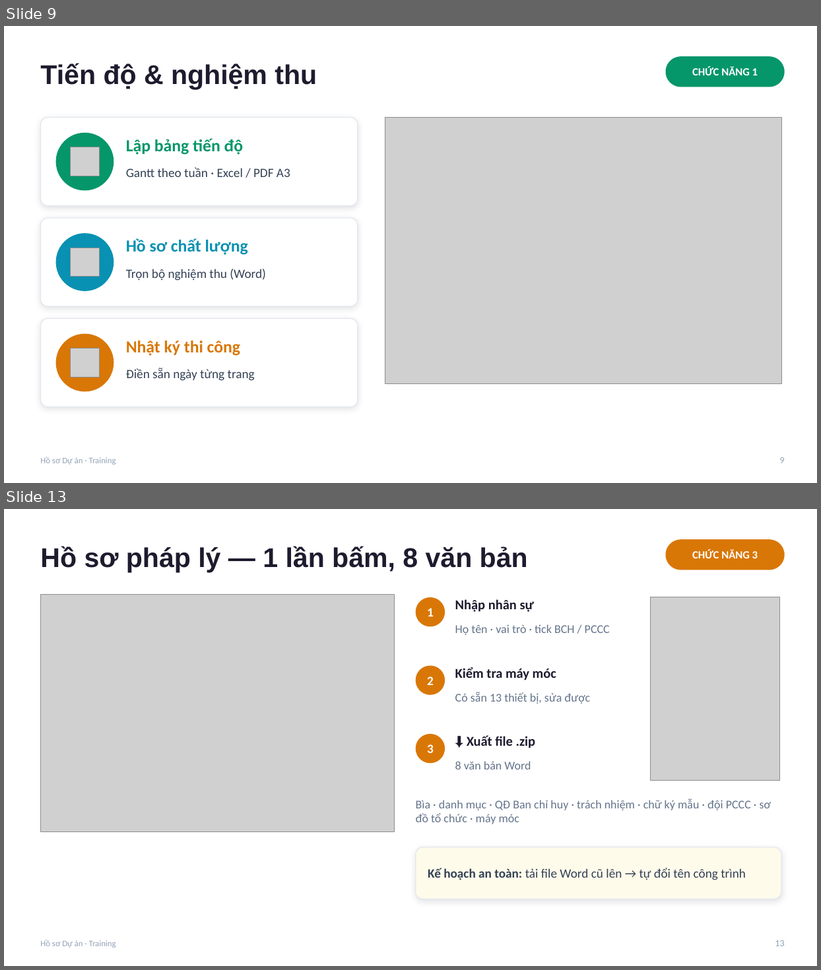
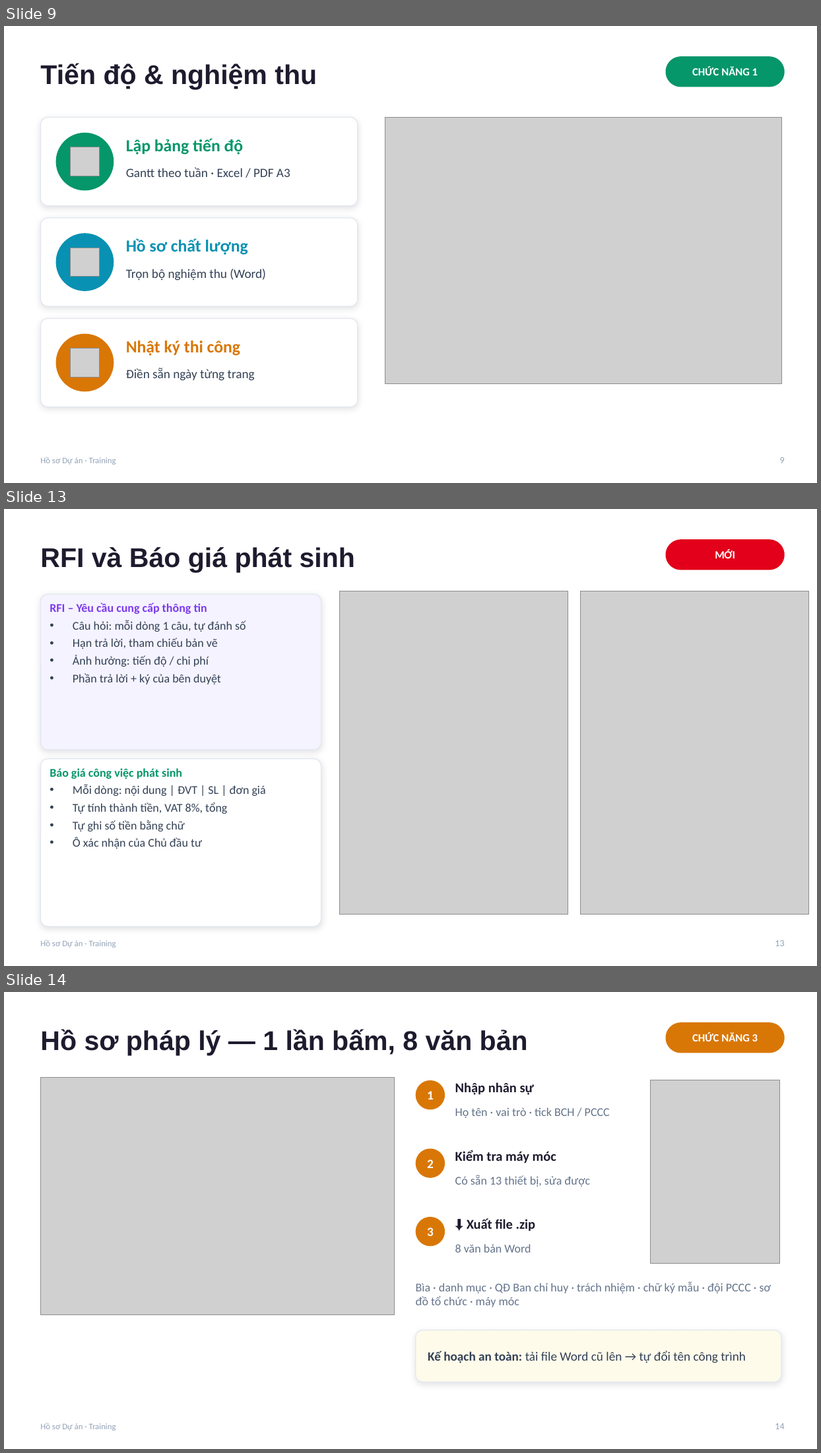
Before and after one commit to xaxa9ztb/TrackingTS, a slide deck: docs/Training-Ho-so-Du-an.pptx. Shown one above the other, each under a label of ours: slides 9 and 13 before the commit, slides 9, 13 and 14 after it; the slides between them are not shown. The pictures are 821x970 and 821x1453 pixels, drawn with LibreOffice and Linux fonts; fonts in the diff are those of the drawing; grey boxes stand for pictures. Boxes give left, top, right and bottom in pixels: in the first picture for what was removed or moved away, otherwise in the second. Text is boxed around its words. In the diff, an @@ line names an element or a change of style, - is before the commit and + after.

```diff
--- a/docs/Training-Ho-so-Du-an.pptx
+++ b/docs/Training-Ho-so-Du-an.pptx
@@ slide 13 added at bbox=[4, 509, 817, 966], background #FFFFFF; not listed: 1 template element that a slide beside it also shows @@
@@ title added at bbox=[40, 547, 355, 572], 32 pt, text #1E1B2E, bold @@
+RFI và Báo giá phát sinh
@@ rounded rectangle added at bbox=[666, 539, 785, 570], fill #E2001A @@
@@ text added at bbox=[715, 550, 735, 559], 13 pt, text #FFFFFF, bold @@
+MỚI
@@ rounded rectangle added at bbox=[40, 594, 321, 750], fill #F5F3FF, outline #E2E8F0 1 pt @@
@@ text added at bbox=[50, 603, 246, 685], 14 pt, text #334155 @@
+RFI – Yêu cầu cung cấp thông tin
+• Câu hỏi: mỗi dòng 1 câu, tự đánh số
+• Hạn trả lời, tham chiếu bản vẽ
+• Ảnh hưởng: tiến độ / chi phí
+• Phần trả lời + ký của bên duyệt
@@ picture added at bbox=[339, 591, 568, 915] @@
@@ picture added at bbox=[580, 591, 809, 915] @@
@@ rounded rectangle added at bbox=[40, 759, 321, 927], fill #FFFFFF, outline #E2E8F0 1 pt @@
@@ text added at bbox=[50, 768, 266, 849], 14 pt, text #334155 @@
+Báo giá công việc phát sinh
+• Mỗi dòng: nội dung | ĐVT | SL | đơn giá
+• Tự tính thành tiền, VAT 8%, tổng
+• Tự ghi số tiền bằng chữ
+• Ô xác nhận của Chủ đầu tư
@@ page number added at bbox=[775, 941, 784, 947], 11 pt, text #94A3B8 @@
+13
@@ what was slide 13 is now slide 14 @@
@@ page number at bbox=[775, 1424, 784, 1430]: text changed @@
-13
+14
```
Also in this commit, not shown: 5 slides changed, 11 other files.
